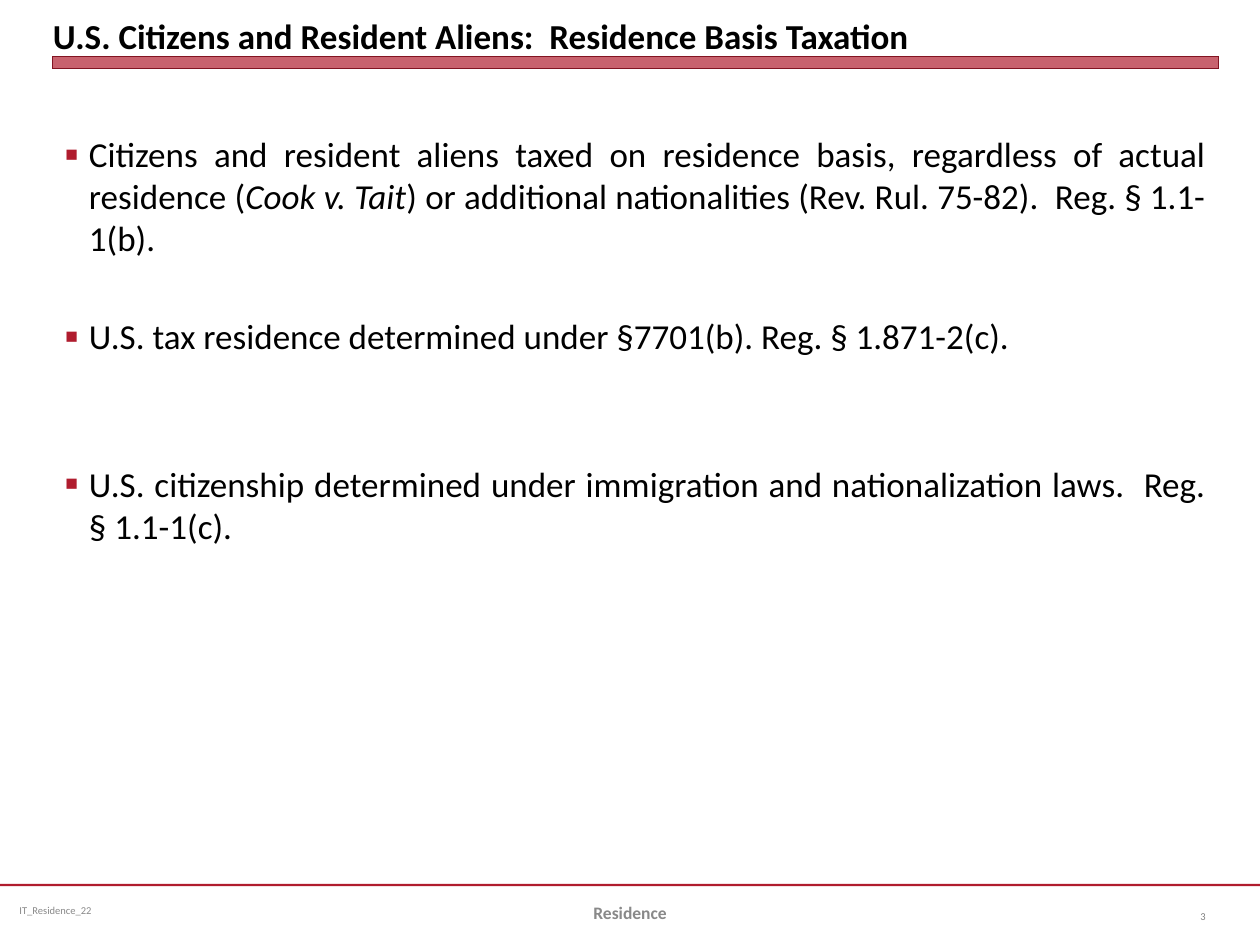
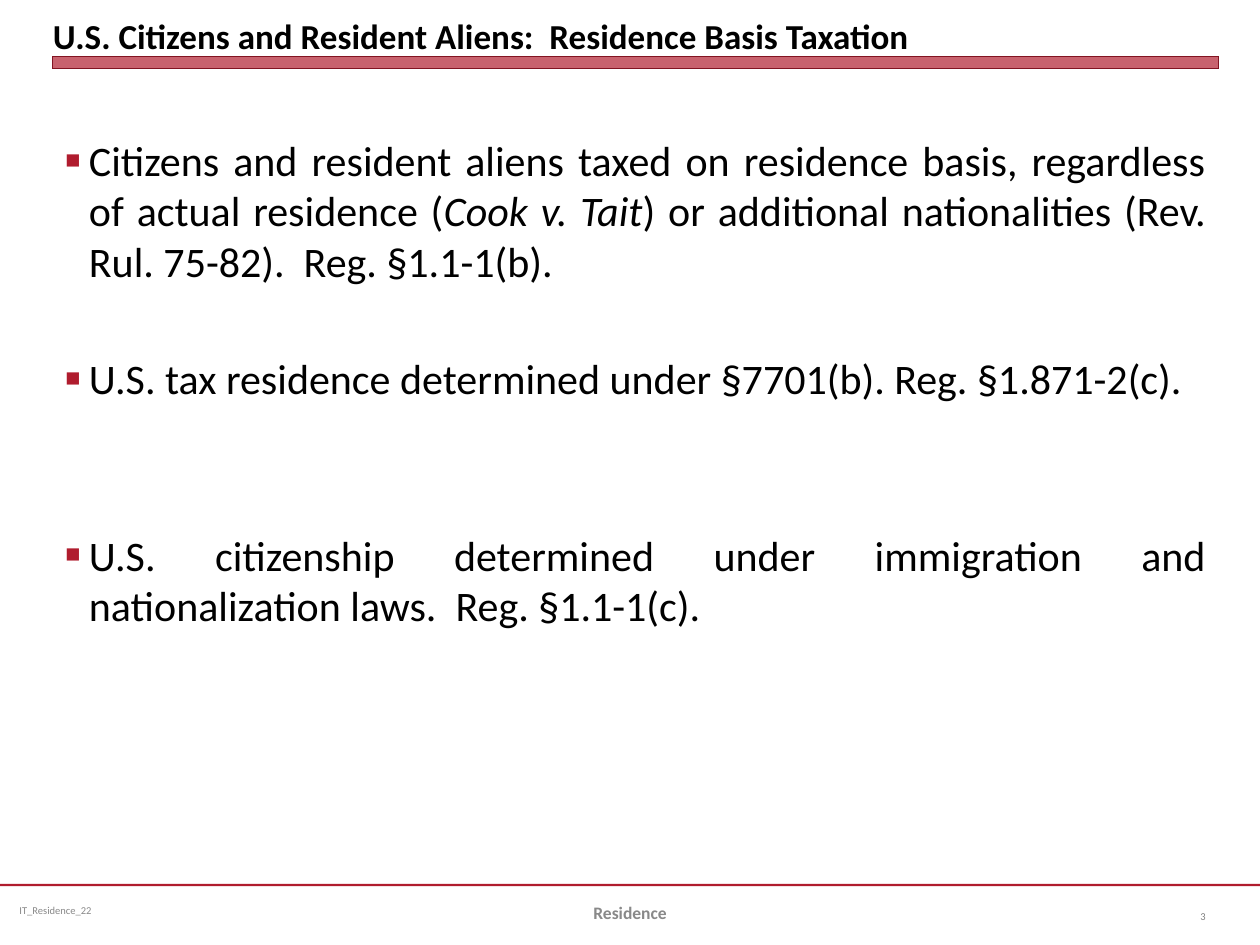
Before and after one commit to jmc877/International-Tax, a slide deck: slide 3 of slides/IT_Residence_22.pptx. Drawn at 1260x945 pixels with LibreOffice and Linux fonts; fonts in the diff are those of the drawing. Boxes give left, top, right and bottom in pixels: in the first picture for what was removed or moved away, otherwise in the second. Text is boxed around its words. In the diff, an @@ line names an element or a change of style, - is before the commit and + after.

```diff
--- a/slides/IT_Residence_22.pptx
+++ b/slides/IT_Residence_22.pptx
@@ text at (89, 146, 1206, 629): text changed; size 20 to 24 pt @@
-■ Citizens and resident aliens taxed on residence basis, regardless of actual residence (Cook v. Tait) or additional nationalities (Rev. Rul. 75-82). Reg. § 1.1-1(b).
-■ U.S. tax residence determined under §7701(b). Reg. § 1.871-2(c).
-■ U.S. citizenship determined under immigration and nationalization laws. Reg. § 1.1-1(c).
+■ Citizens and resident aliens taxed on residence basis, regardless of actual residence (Cook v. Tait) or additional nationalities (Rev. Rul. 75-82). Reg. §1.1-1(b).
+■ U.S. tax residence determined under §7701(b). Reg. §1.871-2(c).
+■ U.S. citizenship determined under immigration and nationalization laws. Reg. §1.1-1(c).
```
Also in this commit, not shown: 12 other slides changed, 7 other files.
